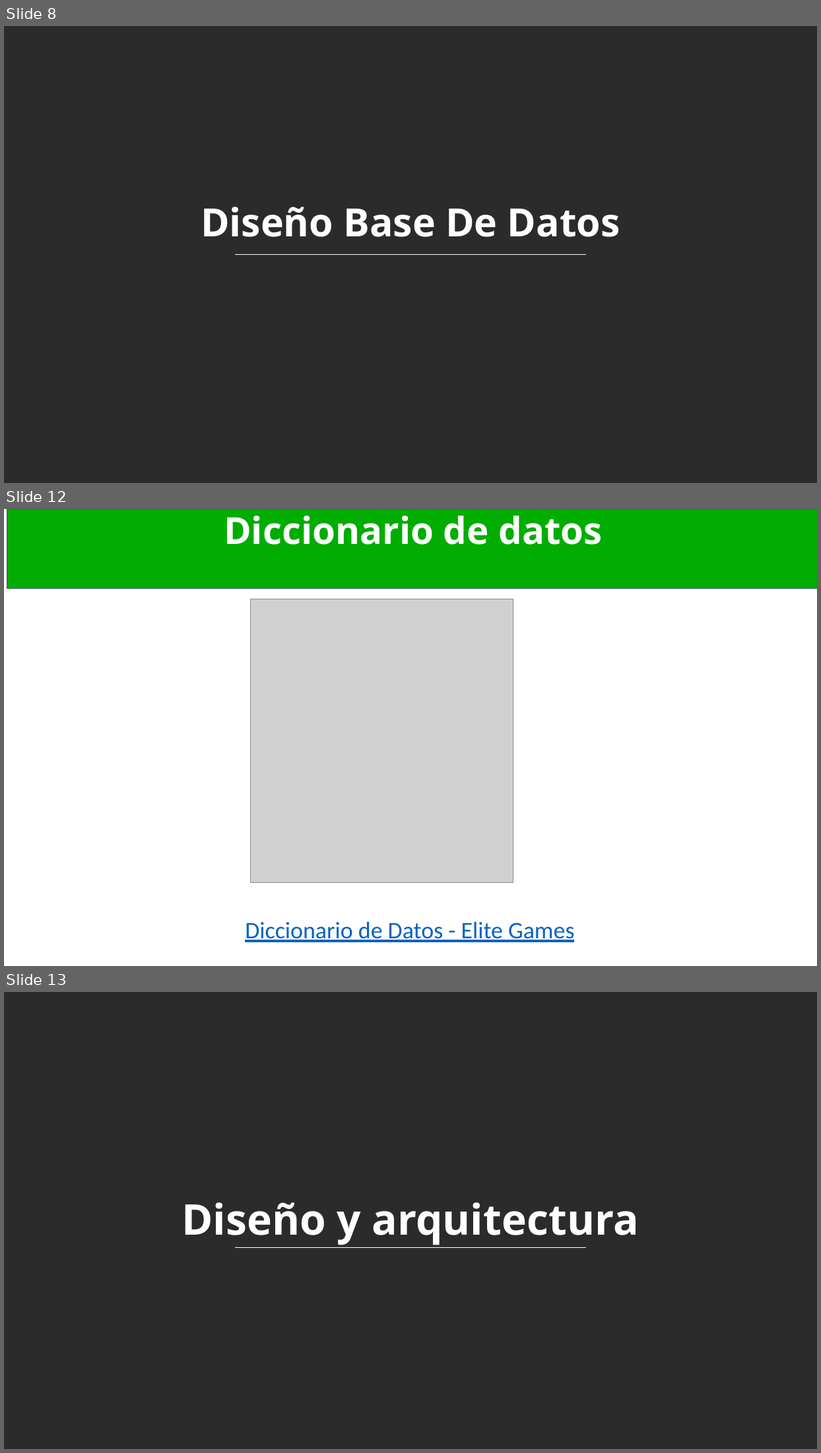
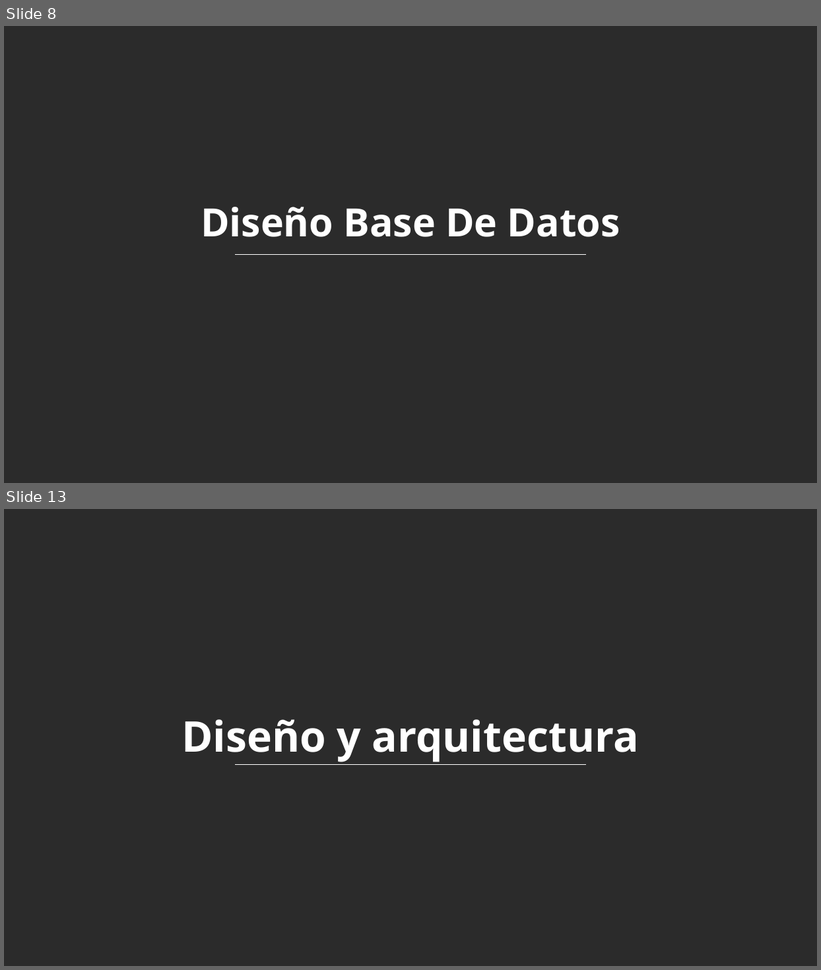
Before and after one commit to PILINSAN/Elite-Games, a slide deck: TODO EL PROYECTO ELITE GAMES/Presentaciones/Elite_Games_Presentacion Trimestre III.pptx. Shown one above the other, each under a label of ours: slides 8, 12 and 13 before the commit, slides 8 and 13 after it; the slides between them are not shown. The pictures are 821x1453 and 821x970 pixels, drawn with LibreOffice and Linux fonts; fonts in the diff are those of the drawing; grey boxes stand for pictures; background and template pictures are left out; a plain dark background stands for a picture behind light text. Boxes give left, top, right and bottom in pixels: in the first picture for what was removed or moved away, otherwise in the second. Text is boxed around its words. In the diff, an @@ line names an element or a change of style, - is before the commit and + after.

```diff
--- a/TODO EL PROYECTO ELITE GAMES/Presentaciones/Elite_Games_Presentacion Trimestre III.pptx
+++ b/TODO EL PROYECTO ELITE GAMES/Presentaciones/Elite_Games_Presentacion Trimestre III.pptx
@@ slide 12 removed at box(4, 509, 817, 966), background #FFFFFF @@
@@ rectangle removed at box(7, 509, 817, 589) @@
-Diccionario de datos
@@ picture removed at box(251, 599, 514, 883) @@
@@ text removed at box(245, 922, 574, 943) @@
-Diccionario de Datos - Elite Games
```
Also in this commit, not shown: 5 slides changed, 3 slides added, 1 other slide removed, 2 other files.
